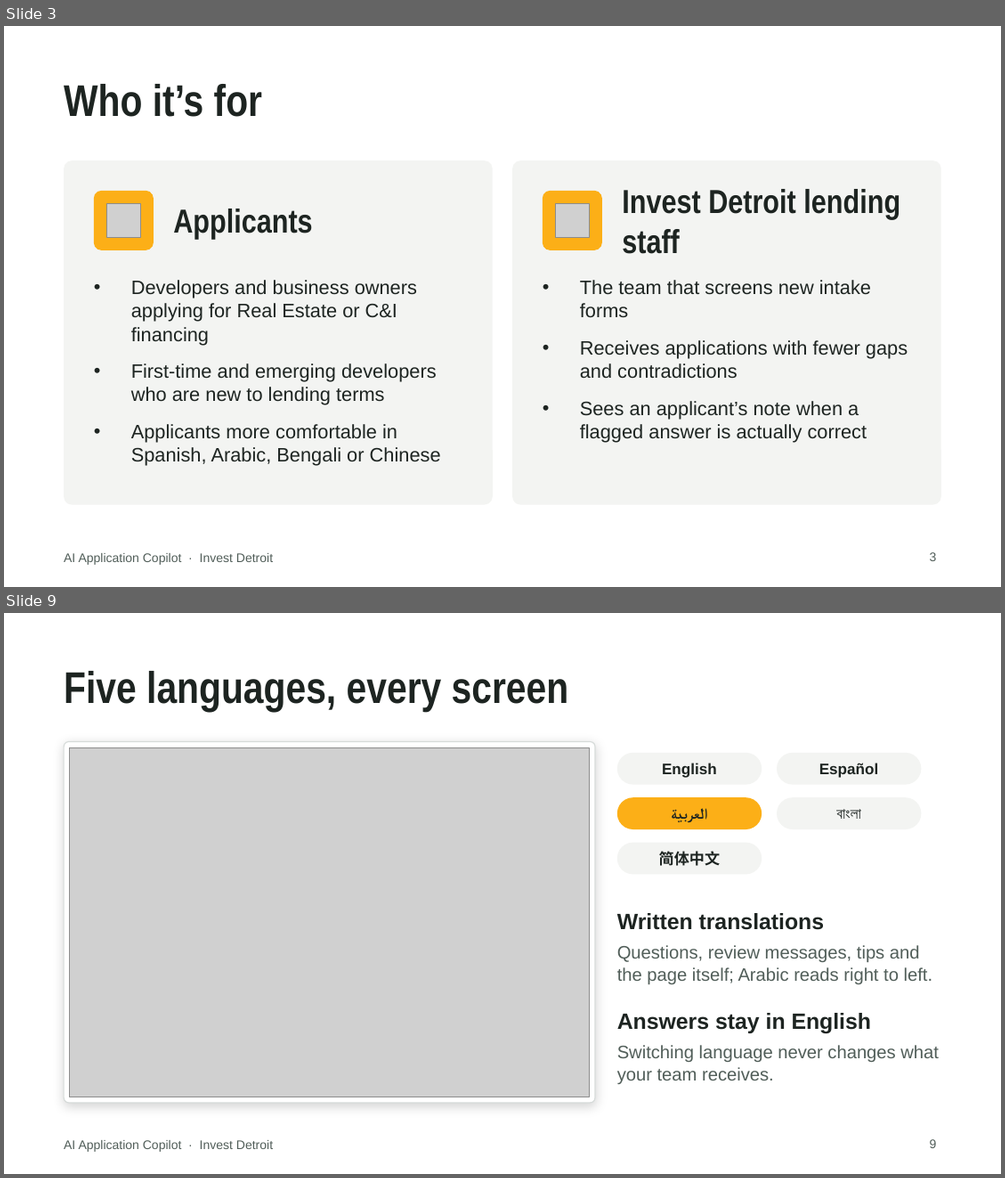
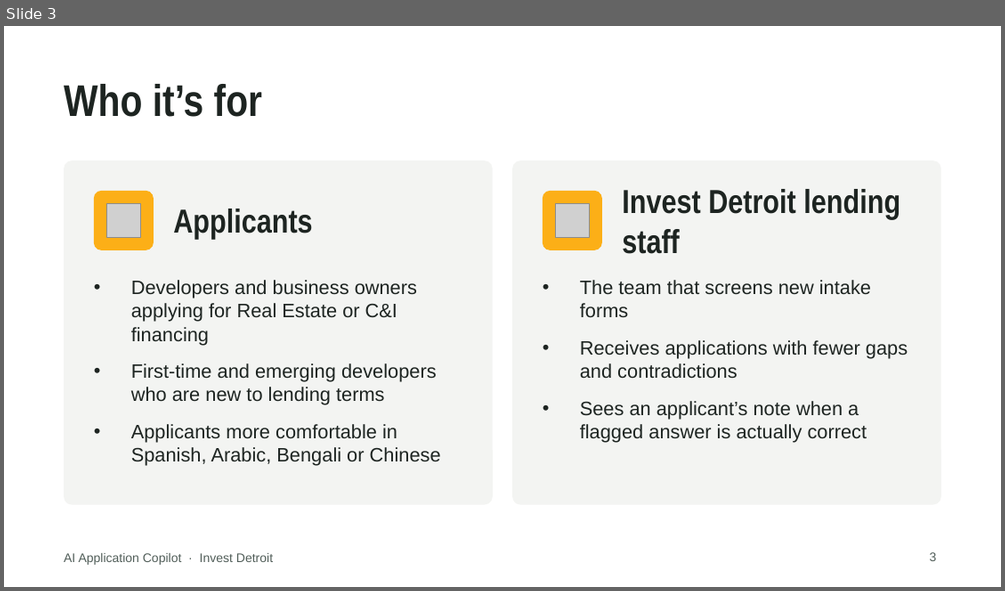
Before and after one commit to Ross-Business-Tech/Invest-Detroit-Project-1, a slide deck: docs/slides/Invest-Detroit-Copilot-Client-Deck.pptx. Shown one above the other, each under a label of ours: slides 3 and 9 before the commit, slide 3 after it; the slides between them are not shown. The pictures are 1005x1178 and 1005x591 pixels, drawn with LibreOffice and Linux fonts; fonts in the diff are those of the drawing; grey boxes stand for pictures; background and template pictures are left out. Boxes give left, top, right and bottom in pixels: in the first picture for what was removed or moved away, otherwise in the second. Text is boxed around its words. In the diff, an @@ line names an element or a change of style, - is before the commit and + after.

```diff
--- a/docs/slides/Invest-Detroit-Copilot-Client-Deck.pptx
+++ b/docs/slides/Invest-Detroit-Copilot-Client-Deck.pptx
@@ slide 9 removed at [4, 613, 1001, 1174], background picture (left out); not listed: 1 template element that a slide beside it also shows @@
@@ title removed at [64, 671, 569, 711] @@
-Five languages, every screen
@@ rounded rectangle removed at [64, 741, 595, 1103] @@
@@ picture removed at [70, 747, 589, 1096] @@
@@ rounded rectangle removed at [617, 753, 761, 785] @@
@@ text removed at [662, 763, 717, 778] @@
-English
@@ rounded rectangle removed at [777, 753, 921, 785] @@
@@ text removed at [819, 763, 879, 778] @@
-Español
@@ rounded rectangle removed at [617, 797, 761, 829] @@
@@ rounded rectangle removed at [777, 797, 921, 829] @@
@@ text removed at [671, 808, 707, 823] @@
-العربية
@@ text removed at [836, 809, 860, 819] @@
-বাংলা
@@ rounded rectangle removed at [617, 843, 761, 874] @@
@@ text removed at [659, 851, 720, 866] @@
-简体中文
@@ text removed at [617, 913, 825, 930] @@
-Written translations
@@ text removed at [617, 945, 933, 984] @@
-Questions, review messages, tips and the page itself; Arabic reads right to left.
@@ text removed at [617, 1013, 872, 1034] @@
-Answers stay in English
@@ text removed at [617, 1045, 938, 1084] @@
-Switching language never changes what your team receives.
@@ page number removed at [930, 1139, 937, 1148] @@
-9
```
Also in this commit, not shown: 4 slides changed, 2 slides added, 5 other slides removed, 31 other files.
